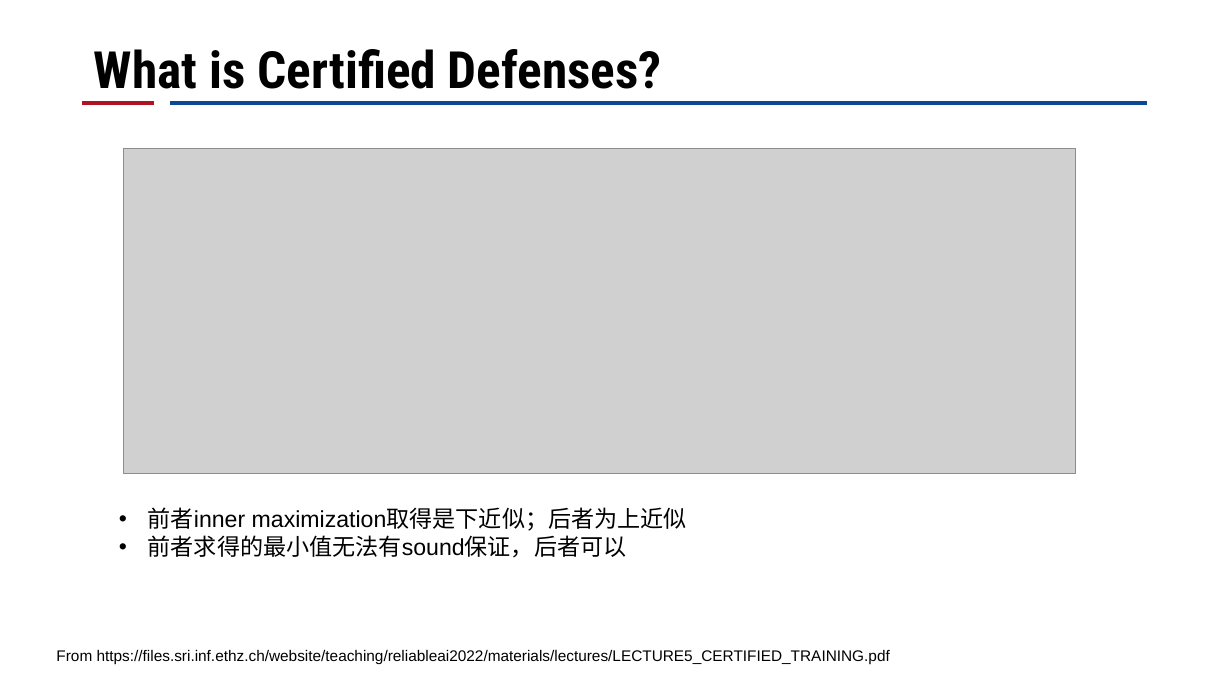
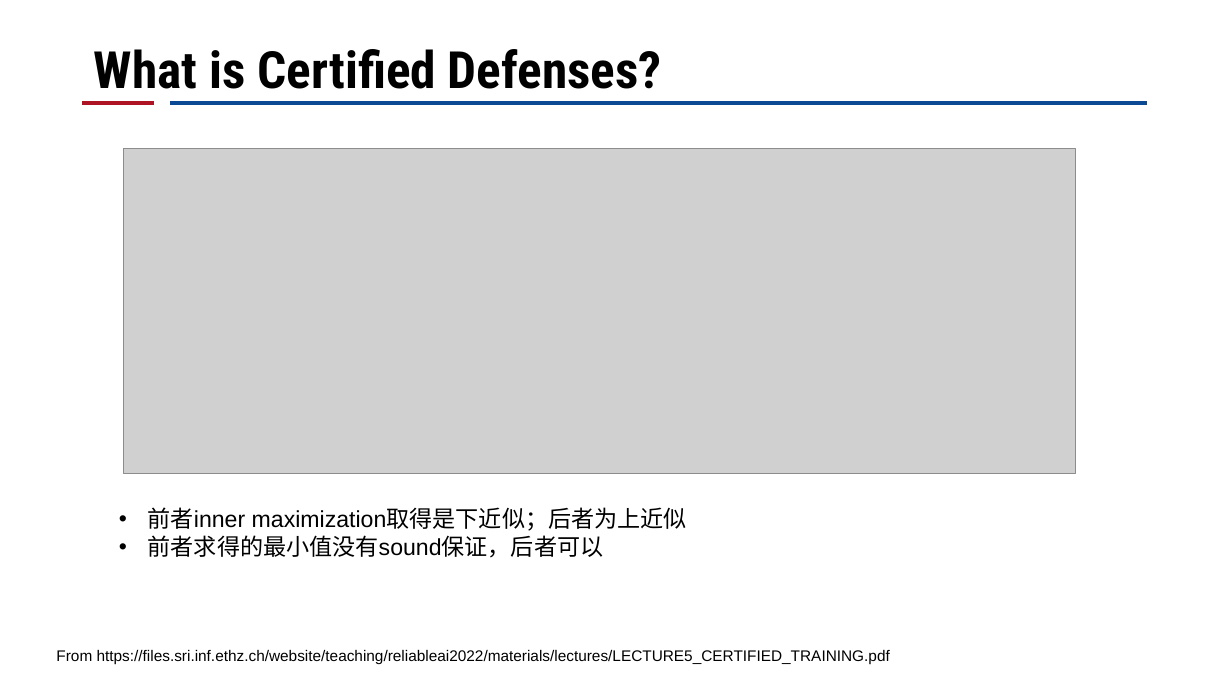
Before and after one commit to CRhapsody/Presentation_Slides, a slide deck: slide 3 of certified defense.pptx. Drawn at 1232x693 pixels with LibreOffice and Linux fonts; fonts in the diff are those of the drawing; grey boxes stand for pictures; background and template pictures are left out. Boxes give left, top, right and bottom in pixels: in the first picture for what was removed or moved away, otherwise in the second. Text is boxed around its words. In the diff, an @@ line names an element or a change of style, - is before the commit and + after.

Commit message:
first complete certified defense.pptx

```diff
--- a/certified defense.pptx
+++ b/certified defense.pptx
@@ text at (148,535,604,558): text changed @@
-• 前者求得的最小值无法有sound保证，后者可以
+• 前者求得的最小值没有sound保证，后者可以
```
Also in this commit, not shown: 5 other slides changed, 2 slides added, 2 slides removed.
